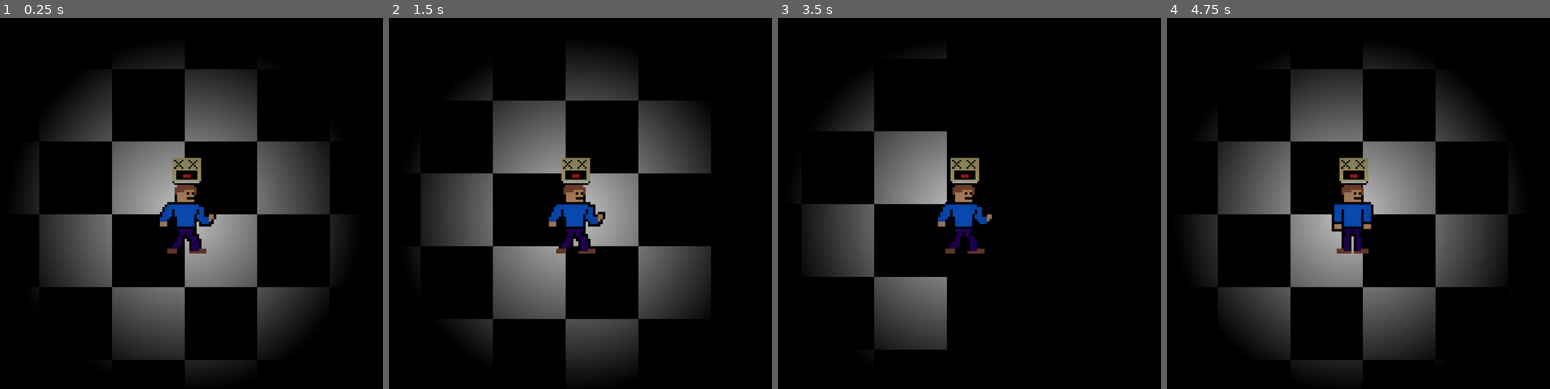
Above: before the commit, frames 1-4 (left to right).
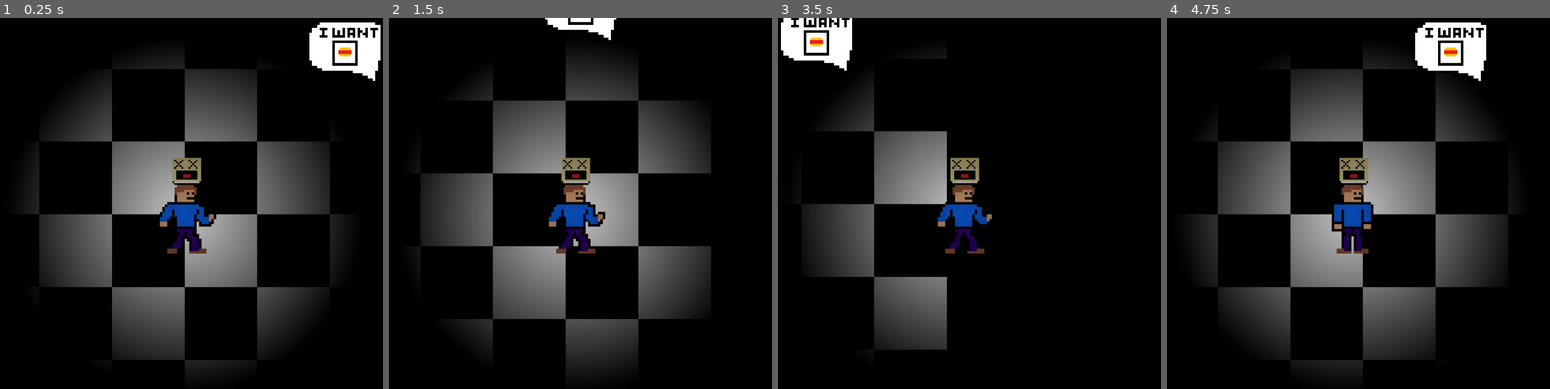
Above: after the commit, the same moments.

Repository: Vektor-Studios/Hackclub-Haven
Game: Godot game, scene res://Scenes/game.tscn
Same seed, same stepped clock (60 frames per second), same inputs: the game is played once before the commit and once after it. The engine's default icon, where the game draws it, is replaced by a stand-in: a white triangle on a blue panel in a dark square.
Inputs:
- Up to frame 1 (0.25 s): no input
- Up to frame 2 (1.5 s): hold D (right) 0.53-1.28 s; hold S (down) from 1.28 s (still down)
- Up to frame 3 (3.5 s): release S (down) at 2.03 s; hold D (right) 2.03-2.78 s; hold W (up) from 2.78 s (still down)
- Up to frame 4 (4.75 s): release W (up) at 3.53 s; hold A (left) from 3.53 s (still down)

The runs differ from the first frame. In frame 1, 2.1% of the frame differs, in the area x 80-100%, y 1-18%; in frame 2, 0.6%; in frame 3, 1.8%; in frame 4, 2.1%.

Commit message:
Suite 2

Diff:
--- a/Scenes/game.tscn
+++ b/Scenes/game.tscn
@@ -21,21 +21,24 @@
 position = Vector2(2239, 2227)
 scale = Vector2(1.5, 1.5)
 
+[node name="CanvasModulate" type="CanvasModulate" parent="." unique_id=1043050218]
+color = Color(0, 0, 0, 1)
+
 [node name="Player" parent="." unique_id=1714150782 instance=ExtResource("1_ebmjs")]
 position = Vector2(3711, 538)
 
 [node name="Camera2D" type="Camera2D" parent="Player" unique_id=1822298211]
-
-[node name="SpeechBubble" parent="Player" unique_id=1949044896 instance=ExtResource("3_wrm1d")]
-position = Vector2(480, -319)
 
 [node name="PointLight2D" type="PointLight2D" parent="Player" unique_id=825039255]
 shadow_enabled = true
 texture = SubResource("GradientTexture2D_wowpa")
 texture_scale = 20.0
 
+[node name="CanvasLayer" type="CanvasLayer" parent="Player" unique_id=950640761]
+follow_viewport_enabled = true
+
+[node name="SpeechBubble" parent="Player/CanvasLayer" unique_id=1949044896 instance=ExtResource("3_wrm1d")]
+position = Vector2(4191, 219)
+
 [node name="FoodItemPickup" parent="." unique_id=624916689 instance=ExtResource("2_qxrlw")]
 position = Vector2(419, 238)
-
-[node name="CanvasModulate" type="CanvasModulate" parent="." unique_id=1043050218]
-color = Color(0, 0, 0, 1)
--- a/Scenes/hotel_map.tscn
+++ b/Scenes/hotel_map.tscn
@@ -25,6 +25,21 @@
 
 [sub_resource type="RectangleShape2D" id="RectangleShape2D_v73bu"]
 size = Vector2(0.99562025, 7.2308555)
+
+[sub_resource type="RectangleShape2D" id="RectangleShape2D_3n2mi"]
+size = Vector2(3.9993358, 0.9787302)
+
+[sub_resource type="RectangleShape2D" id="RectangleShape2D_f05bt"]
+size = Vector2(0.99562025, 8.104121)
+
+[sub_resource type="RectangleShape2D" id="RectangleShape2D_w1hd0"]
+size = Vector2(0.99562025, 9.080748)
+
+[sub_resource type="RectangleShape2D" id="RectangleShape2D_u1pgi"]
+size = Vector2(0.99562025, 9.080748)
+
+[sub_resource type="RectangleShape2D" id="RectangleShape2D_oh364"]
+size = Vector2(11.002358, 1.0462408)
 
 [node name="HotelMap" type="Node2D" unique_id=1709313961]
 
@@ -97,3 +112,41 @@
 [node name="CollisionShape2D" type="CollisionShape2D" parent="Parking Lot/StaticBody2D4" unique_id=1531853403]
 position = Vector2(41.512005, 38.579998)
 shape = SubResource("RectangleShape2D_v73bu")
+
+[node name="StaticBody2D5" type="StaticBody2D" parent="Parking Lot" unique_id=2079259591]
+collision_layer = 2
+
+[node name="CollisionShape2D" type="CollisionShape2D" parent="Parking Lot/StaticBody2D5" unique_id=627880519]
+position = Vector2(40.018566, 42.49073)
+shape = SubResource("RectangleShape2D_3n2mi")
+
+[node name="StaticBody2D6" type="StaticBody2D" parent="Parking Lot" unique_id=1210909742]
+collision_layer = 2
+
+[node name="CollisionShape2D" type="CollisionShape2D" parent="Parking Lot/StaticBody2D6" unique_id=1857417875]
+position = Vector2(38.50827, 46.774803)
+shape = SubResource("RectangleShape2D_f05bt")
+
+[node name="Suite 2" type="Node2D" parent="." unique_id=2121985152]
+scale = Vector2(29.63, 29.63)
+
+[node name="StaticBody2D6" type="StaticBody2D" parent="Suite 2" unique_id=1899762482]
+collision_layer = 2
+
+[node name="CollisionShape2D" type="CollisionShape2D" parent="Suite 2/StaticBody2D6" unique_id=481415656]
+position = Vector2(28.484648, 45.546112)
+shape = SubResource("RectangleShape2D_w1hd0")
+
+[node name="StaticBody2D7" type="StaticBody2D" parent="Suite 2" unique_id=1434665674]
+collision_layer = 2
+
+[node name="CollisionShape2D" type="CollisionShape2D" parent="Suite 2/StaticBody2D7" unique_id=484024749]
+position = Vector2(16.503544, 45.528183)
+shape = SubResource("RectangleShape2D_u1pgi")
+
+[node name="StaticBody2D8" type="StaticBody2D" parent="Suite 2" unique_id=1685319868]
+collision_layer = 2
+
+[node name="CollisionShape2D" type="CollisionShape2D" parent="Suite 2/StaticBody2D8" unique_id=1700593419]
+position = Vector2(22.477222, 41.52886)
+shape = SubResource("RectangleShape2D_oh364")
